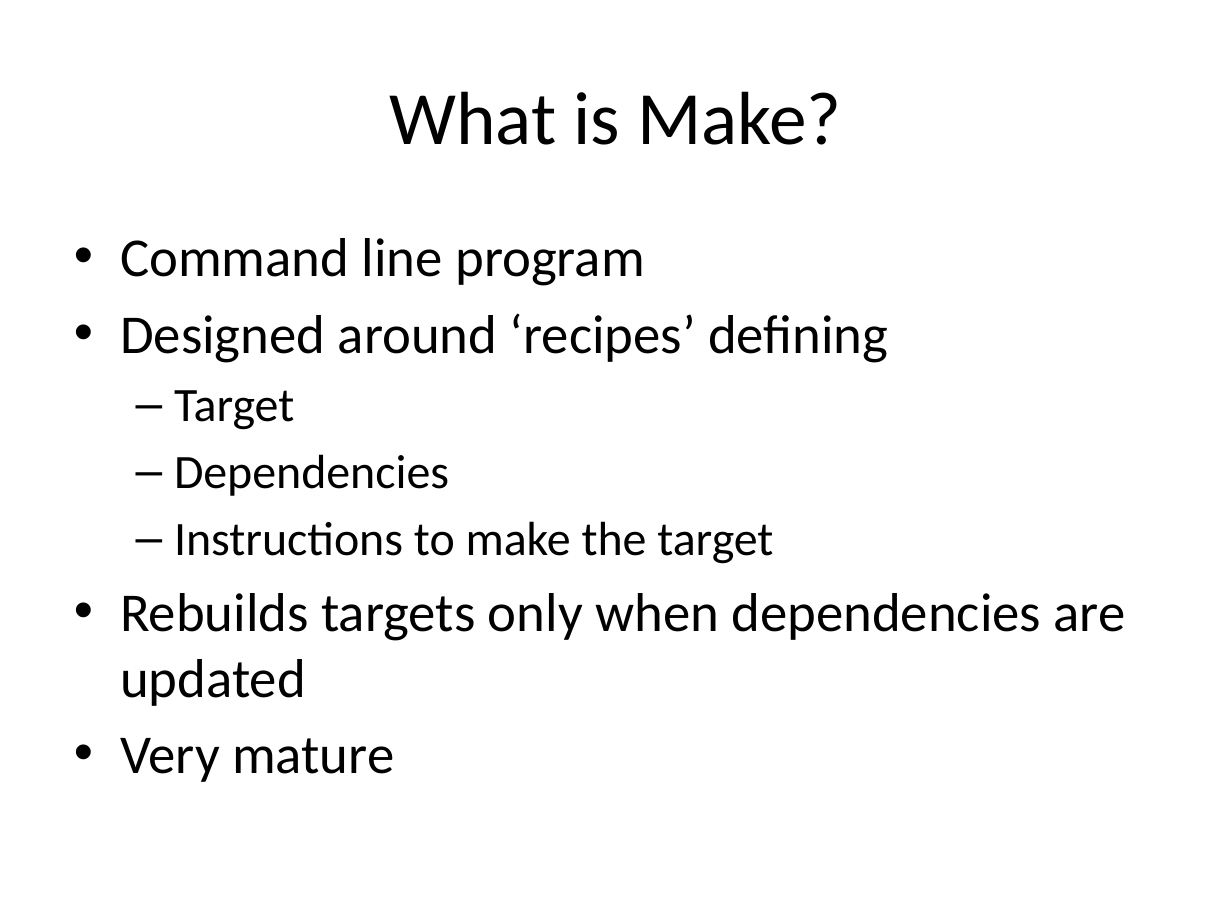
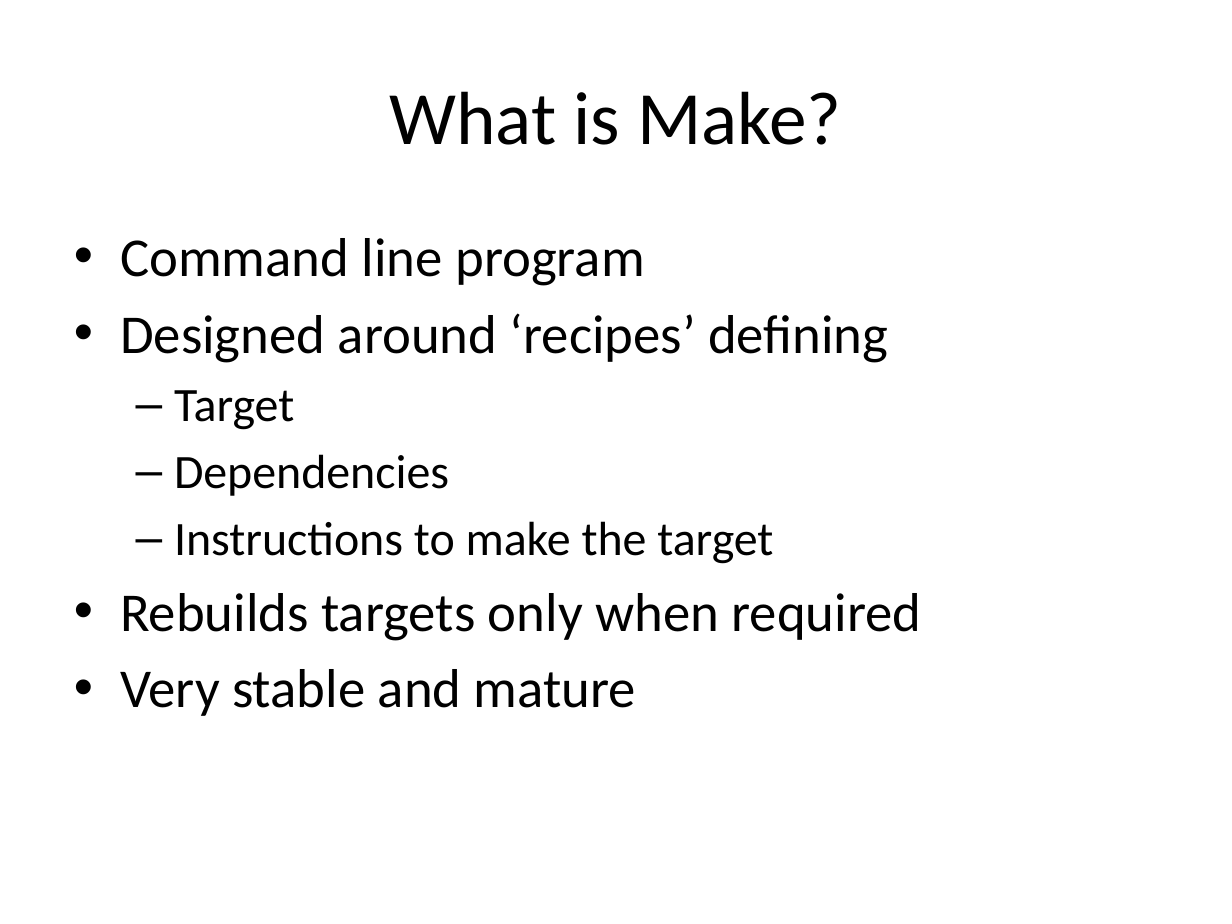
Before and after one commit to fishjord/make_swc_quickstart, a slide deck: slide 2 of make_swc_quickstart.pptx. Drawn at 1232x924 pixels with LibreOffice and Linux fonts; fonts in the diff are those of the drawing. Boxes give left, top, right and bottom in pixels: in the first picture for what was removed or moved away, otherwise in the second. Text is boxed around its words. In the diff, an @@ line names an element or a change of style, - is before the commit and + after.

```diff
--- a/make_swc_quickstart.pptx
+++ b/make_swc_quickstart.pptx
@@ text at [120,593,922,716]: text changed @@
-• Rebuilds targets only when dependencies are updated
-• Very mature
+• Rebuilds targets only when required
+• Very stable and mature
```
Also in this commit, not shown: 2 other slides changed.
